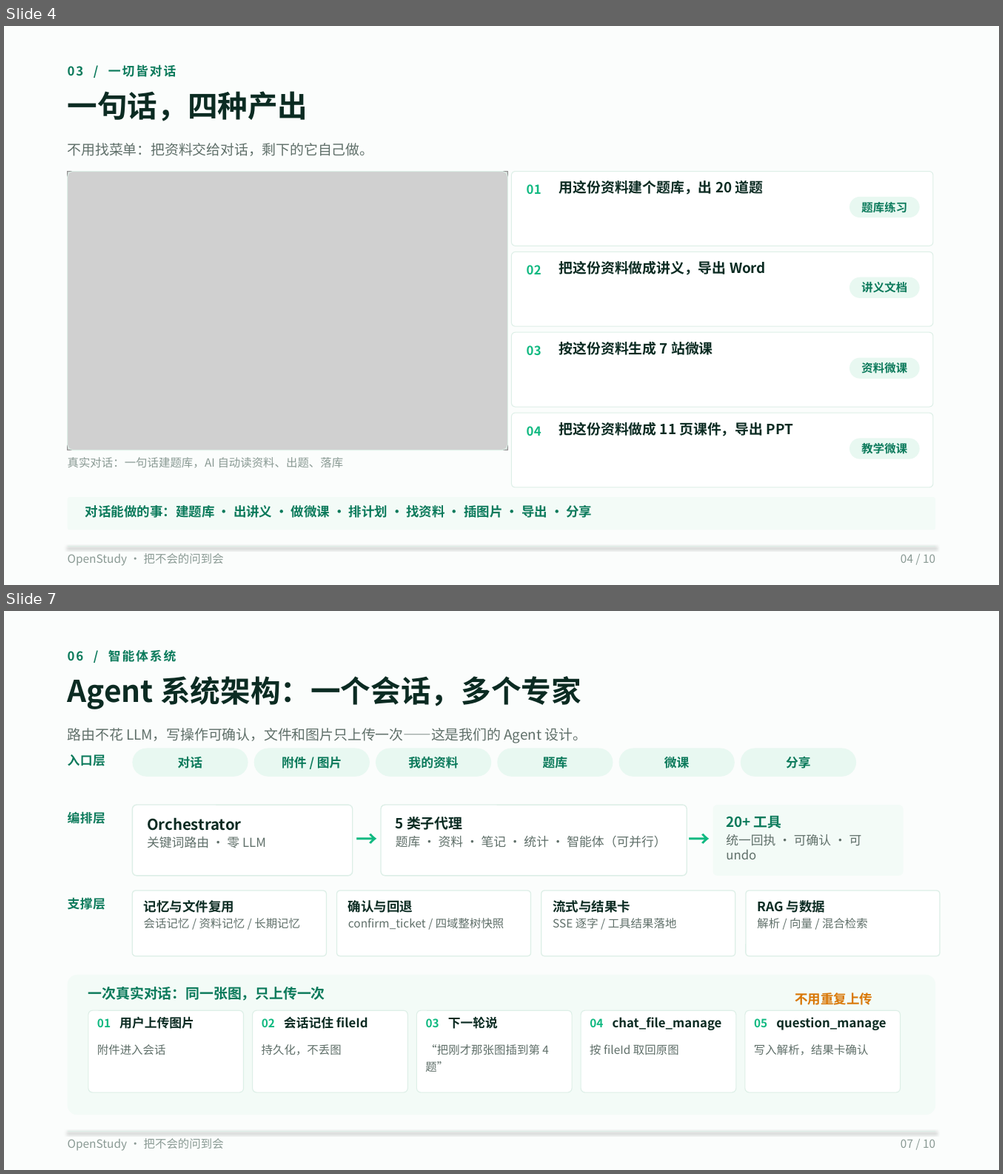
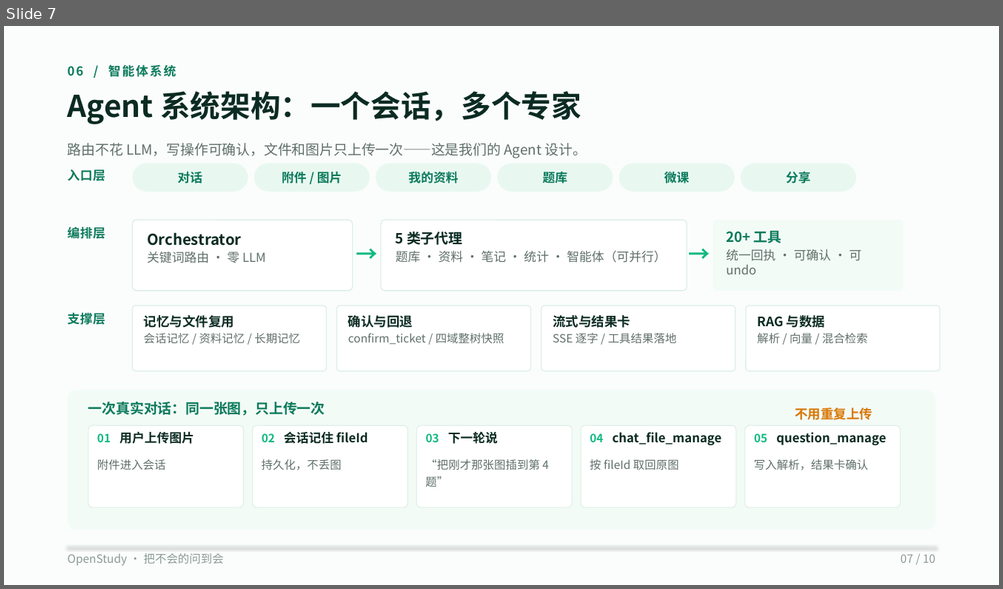
Before and after one commit to wufeng1234567/openstudy-fastapi-ts, a slide deck: doc/competition/OpenStudy-10页-V3-码道版.pptx. Shown one above the other, each under a label of ours: slides 4 and 7 before the commit, slide 7 after it; the slides between them are not shown. The pictures are 1003x1174 and 1003x589 pixels, drawn with LibreOffice and Linux fonts; fonts in the diff are those of the drawing; grey boxes stand for pictures. Boxes give left, top, right and bottom in pixels: in the first picture for what was removed or moved away, otherwise in the second. Text is boxed around its words. In the diff, an @@ line names an element or a change of style, - is before the commit and + after.

```diff
--- a/doc/competition/OpenStudy-10页-V3-码道版.pptx
+++ b/doc/competition/OpenStudy-10页-V3-码道版.pptx
@@ slide 4 removed at (4,26,999,585), background #FFFFFF @@
@@ rectangle removed at (4,26,999,585) @@
@@ text removed at (68,64,176,77) @@
-03 / 一切皆对话
@@ text removed at (68,91,308,121) @@
-一句话，四种产出
@@ text removed at (68,143,374,156) @@
-不用找菜单：把资料交给对话，剩下的它自己做。
@@ picture removed at (68,172,508,451) @@
@@ rounded rectangle removed at (68,172,508,451) @@
@@ rounded rectangle removed at (512,172,933,246) @@
@@ text removed at (559,178,763,197) @@
-用这份资料建个题库，出 20 道题
@@ text removed at (526,184,541,195) @@
-01
@@ rounded rectangle removed at (849,197,919,218) @@
-题库练习
@@ rounded rectangle removed at (512,252,933,326) @@
@@ text removed at (526,265,541,275) @@
-02
@@ text removed at (559,261,765,275) @@
-把这份资料做成讲义，导出 Word
@@ rounded rectangle removed at (849,278,919,298) @@
-讲义文档
@@ rounded rectangle removed at (512,332,933,407) @@
@@ text removed at (526,346,541,356) @@
-03
@@ text removed at (559,342,712,355) @@
-按这份资料生成 7 站微课
@@ rounded rectangle removed at (849,358,919,379) @@
-资料微课
@@ rounded rectangle removed at (512,413,933,488) @@
@@ text removed at (559,423,794,437) @@
-把这份资料做成 11 页课件，导出 PPT
@@ text removed at (526,426,541,437) @@
-04
@@ rounded rectangle removed at (849,439,919,460) @@
-教学微课
@@ text removed at (68,457,344,468) @@
-真实对话：一句话建题库，AI 自动读资料、出题、落库
@@ rounded rectangle removed at (68,497,935,531) @@
@@ text removed at (85,506,592,518) @@
-对话能做的事：建题库 · 出讲义 · 做微课 · 排计划 · 找资料 · 插图片 · 导出 · 分享
@@ line removed from (68, 547) to (935, 547) @@
@@ text removed at (68,554,224,566) @@
-OpenStudy · 把不会的问到会
@@ text removed at (900,554,935,563) @@
-04 / 10
```
Also in this commit, not shown: 6 slides changed, 3 slides added, 2 other slides removed, 28 other files.
